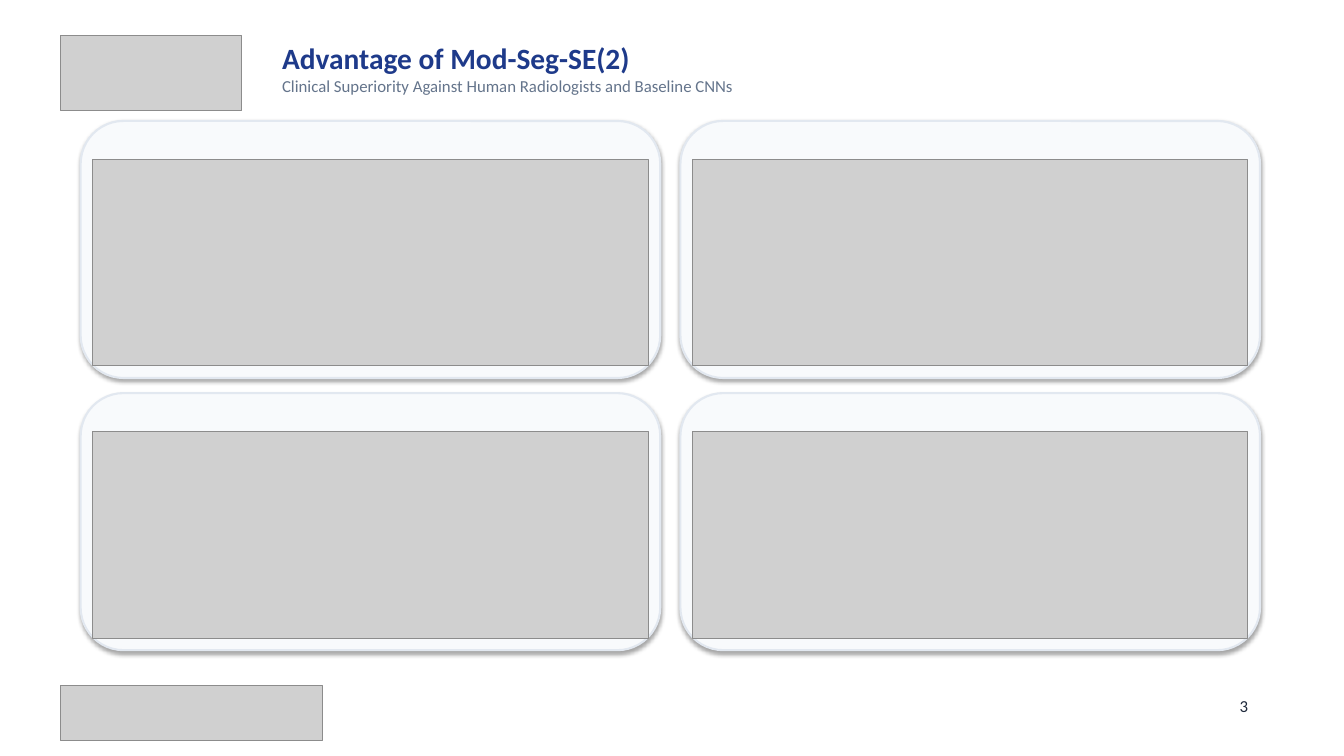
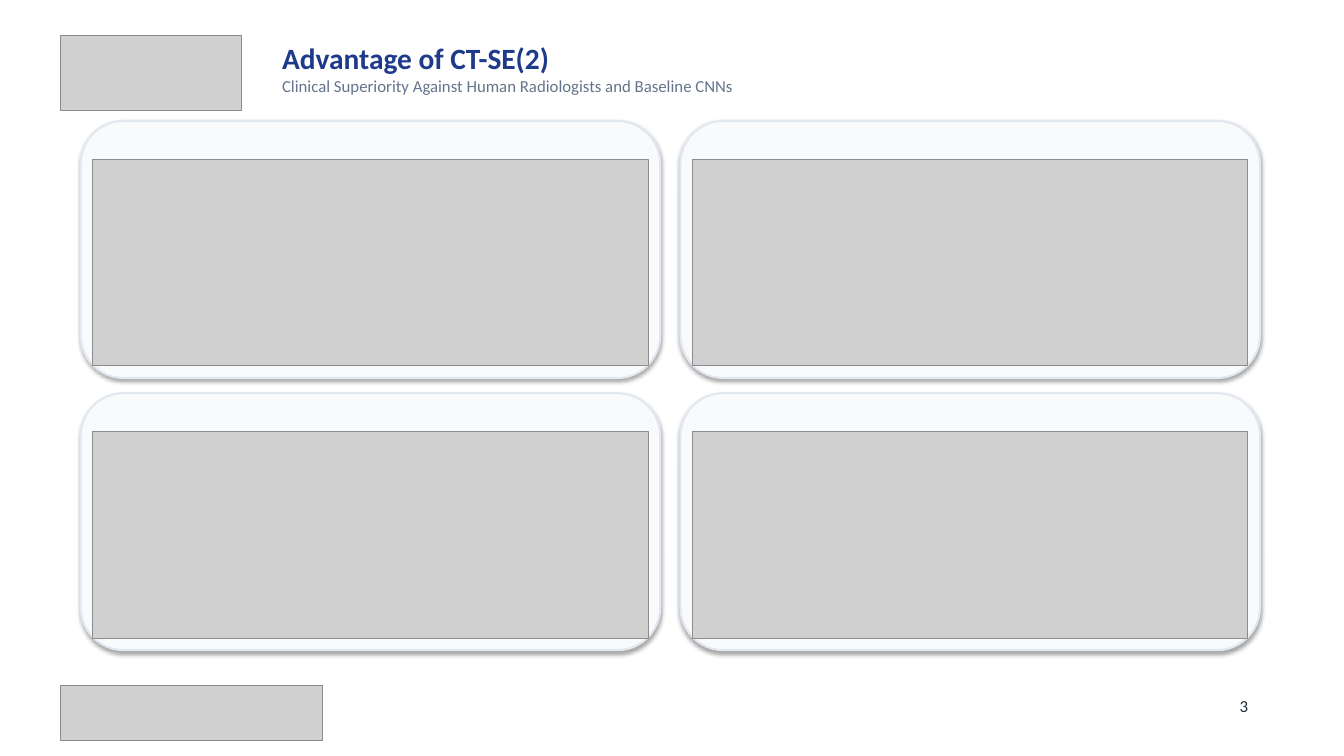
Before and after one commit to MuhammadAliffandy/brain-ctc-seg, a slide deck: slide 3 of Brain_CT_Seg_Client_Presentation.pptx. Drawn at 1344x756 pixels with LibreOffice and Linux fonts; fonts in the diff are those of the drawing; grey boxes stand for pictures. Boxes give left, top, right and bottom in pixels: in the first picture for what was removed or moved away, otherwise in the second. Text is boxed around its words. In the diff, an @@ line names an element or a change of style, - is before the commit and + after.

```diff
--- a/Brain_CT_Seg_Client_Presentation.pptx
+++ b/Brain_CT_Seg_Client_Presentation.pptx
@@ text at box(282, 47, 549, 74): text changed @@
-Advantage of Mod-Seg-SE(2)
+Advantage of CT-SE(2)
```
Also in this commit, not shown: 3 other slides changed, 11 other files.
